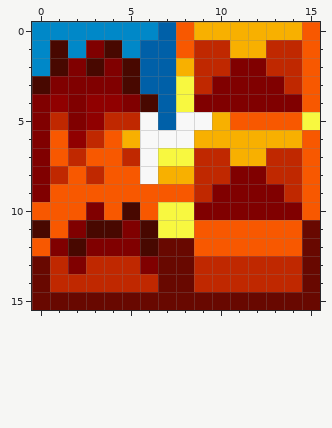
A pixel-art sprite gets an edit: res/newsprites/brick-3.png. Above: the version before the commit.
The file is 16x16 pixels. Pixels under 10% opacity are left out.
After the commit:
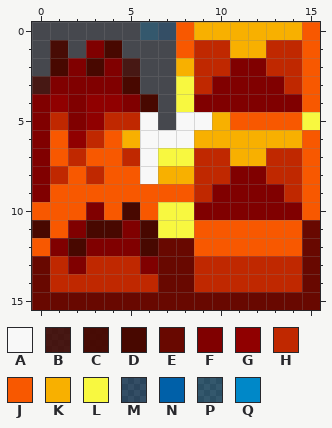
Palette (. is transparent): A #f8f8f8  B #480800bf  C #480800ef  D #480800  E #680800  F #800000  G #900000  H #c02800  J #f85800  K #f8b000  L #f8f840  M #0060a840  N #0060a8  P #0088c840  Q #0088c8
From old to new:
y 0: x 0..7 QQQQQQQN -> ......PM
y 1: x 0..2 QDQ -> .C.; x 5..7 QNN -> ...
y 2: x 0 Q -> .; x 5..7 DNN -> B..
y 3: x 0 D -> B; x 6..7 NN -> ..
y 4..5: x 7 N -> .
Pixel boxes of the changes (left, top, right, bottom) in both pictures:
changed: (32, 22, 176, 130)
